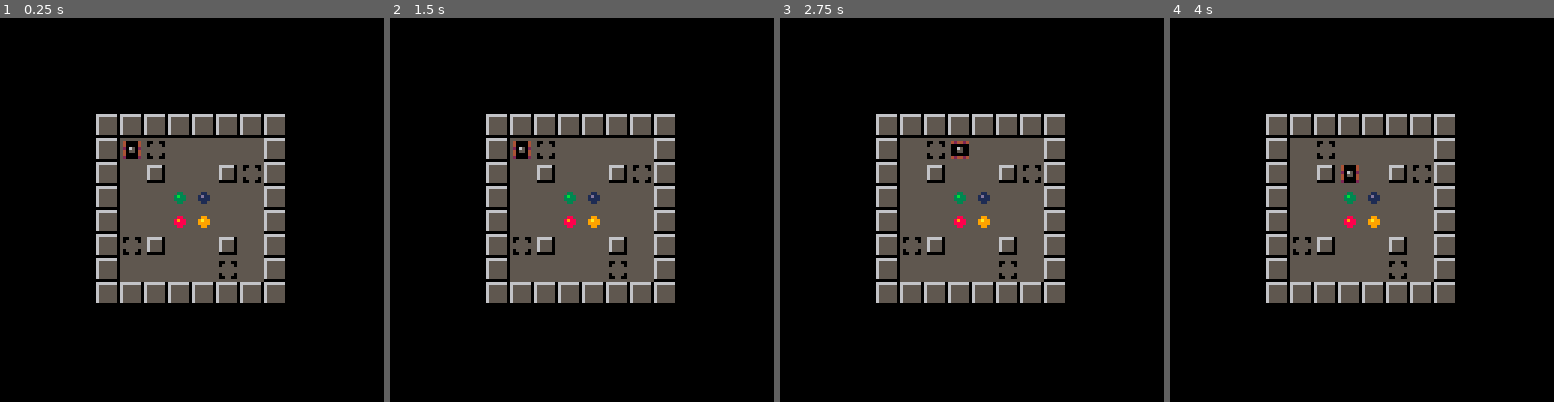
Above: before the commit, frames 1-4 (left to right).
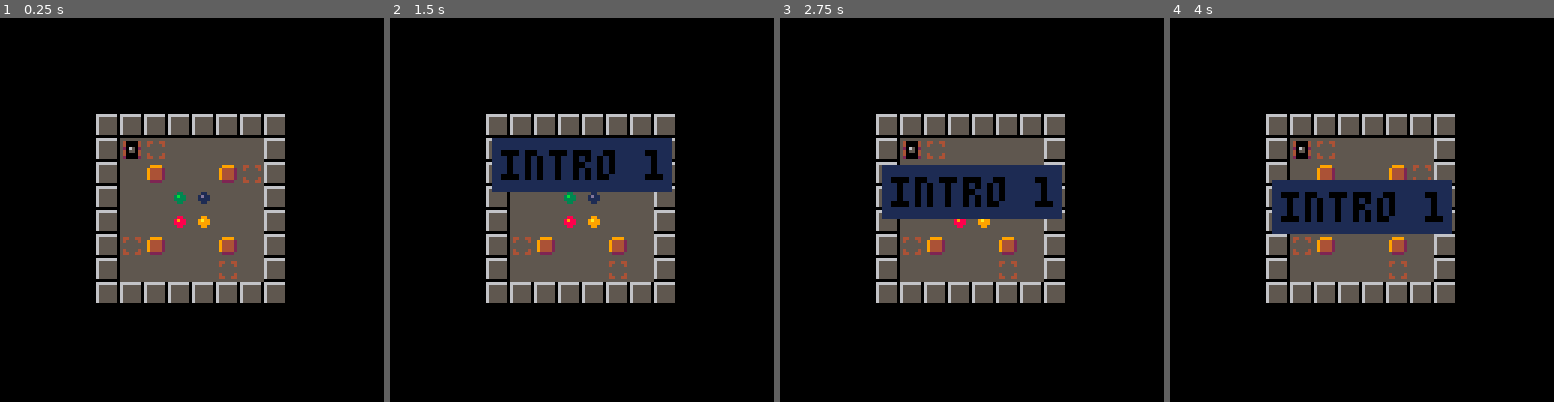
Above: after the commit, the same moments.

Repository: erwinbonsma/SokoBubbleP8
Game: PICO-8 cartridge sokububble.p8
Same seed, same stepped clock (60 frames per second), same inputs: the game is played once before the commit and once after it.
Inputs:
- Up to frame 1 (0.25 s): no input
- Up to frame 2 (1.5 s): tap X (X key) at 0.33, 1.07 s
- Up to frame 3 (2.75 s): hold Right 1.6-2.1 s; tap X (X key) at 1.85 s; hold Up 2.15-2.42 s; hold Right from 2.47 s (still down)
- Up to frame 4 (4 s): tap X (X key) at 2.97 s; release Right at 3.03 s; hold Left 3.08-3.58 s; hold Down 3.63-3.97 s

The runs differ from the first frame. In frame 1, 1.2% of the frame differs, in the area x 32-68%, y 32-68%; in frame 2, 7.1%; in frame 3, 7.5%; in frame 4, 7.9%, in the area x 26-74%, y 32-68%.

Commit message:
SFX when placing box and finishing level

Diff:
--- a/sokububble.p8
+++ b/sokububble.p8
@@ -121,7 +121,7 @@
 function draw_dialog(txt,y)
  local hw=#txt*4+2
  rectfill(64-hw,y,63+hw,y+17,1)
- printbig(txt,67-hw,y+4,4)
+ printbig(txt,67-hw,y+4,0)
 end
 
 function drop(obj,ymax,bounce)
@@ -166,6 +166,8 @@
 end
 
 function level_done_anim()
+ wait(15)
+ sfx(4)
  wait(30)
  start_level(state.level.idx+1)
  yield() --allow anim swap
@@ -581,23 +583,35 @@
 	self:_draw_boxes(state)
 end
 
+function level:_box_on_tgt(box)
+ if (
+  box.sx%8!=0 or box.sy%8!=0
+ ) then
+  return false
+ end
+ local si=self:_sprite(
+  box.sx\8,box.sy\8
+ )
+ if not fget(si,flag_tgt) then
+  return false
+ end
+
+ local c=tgt_color(si)
+ return (c==-1 or c==box.c)
+end
+
 function level:is_done(state)
+ local old_cnt=state.box_cnt
  state.box_cnt=0
 
  for box in all(state.boxes) do
-  if box!=state.push_box then
-   local si=self:_sprite(
-    box.sx\8,box.sy\8
-   )
-   if not fget(si,flag_tgt) then
-    return
-   end
-   local c=tgt_color(si)
-   if c!=-1 and c!=box.c then
-    return
-   end
+  if self:_box_on_tgt(box) then
    state.box_cnt+=1
   end
+ end
+
+ if state.box_cnt>old_cnt then
+  sfx(3)
  end
 
  return state.box_cnt==#state.boxes
@@ -606,9 +620,9 @@
 function start_level(idx)
  local lvl=level:new(idx)
  state=lvl:update_state({})
- --state.anim=show_dialog(
- -- lvl.name
- --)
+ state.anim=show_dialog(
+  lvl.name
+ )
 end
 
 function _init()
@@ -703,7 +717,7 @@
 
 
 __gff__
-0000000000000000000000000000000001010100000000000000000000000000010101000000000000000000000000000202000000000000000000000000000004141414140810181818181818080000041414141408101818181818180800000414141414081018181818181802000004141414140810181818181818000000
+0000000000000000000000000000000001010100000000000000000000000000010101000000000000000000000000000202000000000000000000000000000004141414140810181818181818080000041414141408101818181818180800000414141414081018181818181802000004141414140810181818181818020000
 0000000000000000000000000000000000000000000000000000000000000000000000000000000000000000000000000000000000000000000000000000000000000000000000000000000000000000000000000000000000000000000000000000000000000000000000000000000000000000000000000000000000000000
 __map__
 3030303030303030303030303030300000000000000000000000000000000000000000000000000000000000000000000000000000000000000000000000000000000000000000000000000000000000000000000000000000000000000000000000000000000000000000000000000000000000000000000000000000000000
Not shown, changed: 24 lines of the sprite sheet (__gfx__) section of sokububble.p8
Not shown, changed: the sound effects (__sfx__) section of sokububble.p8
